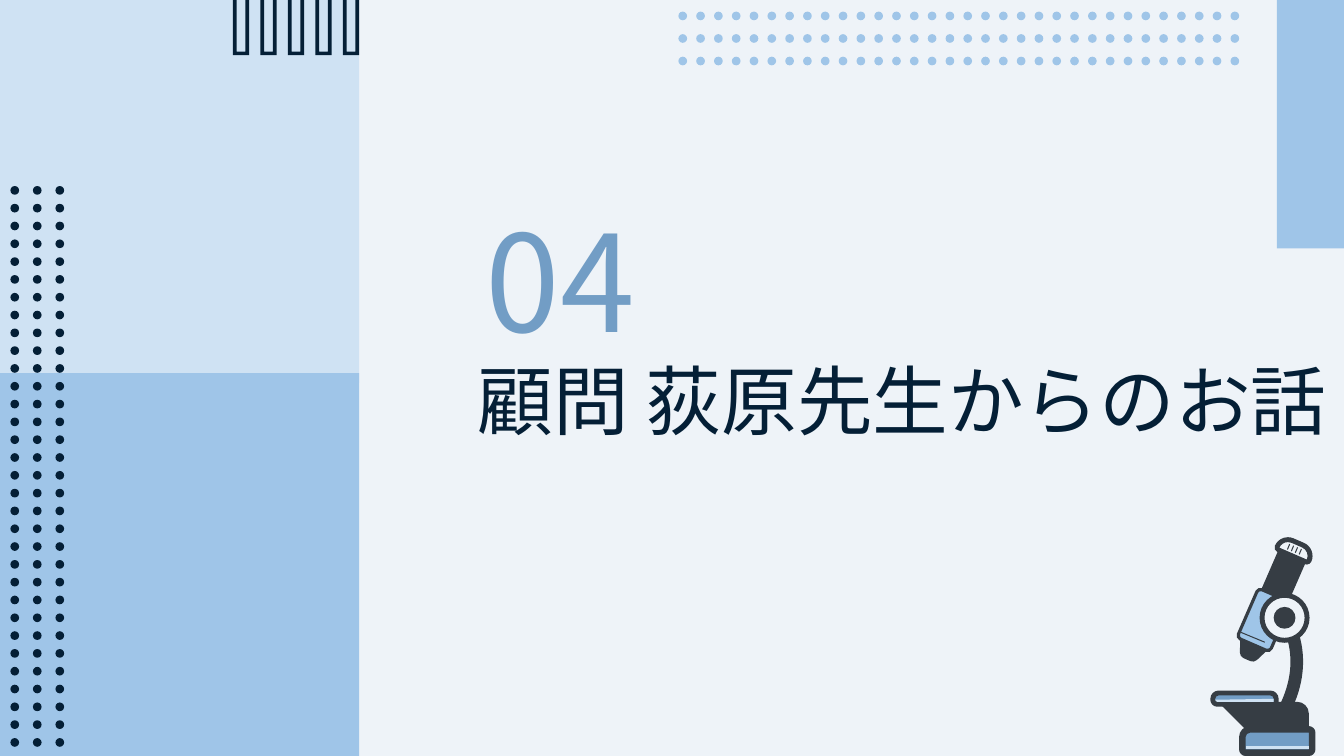
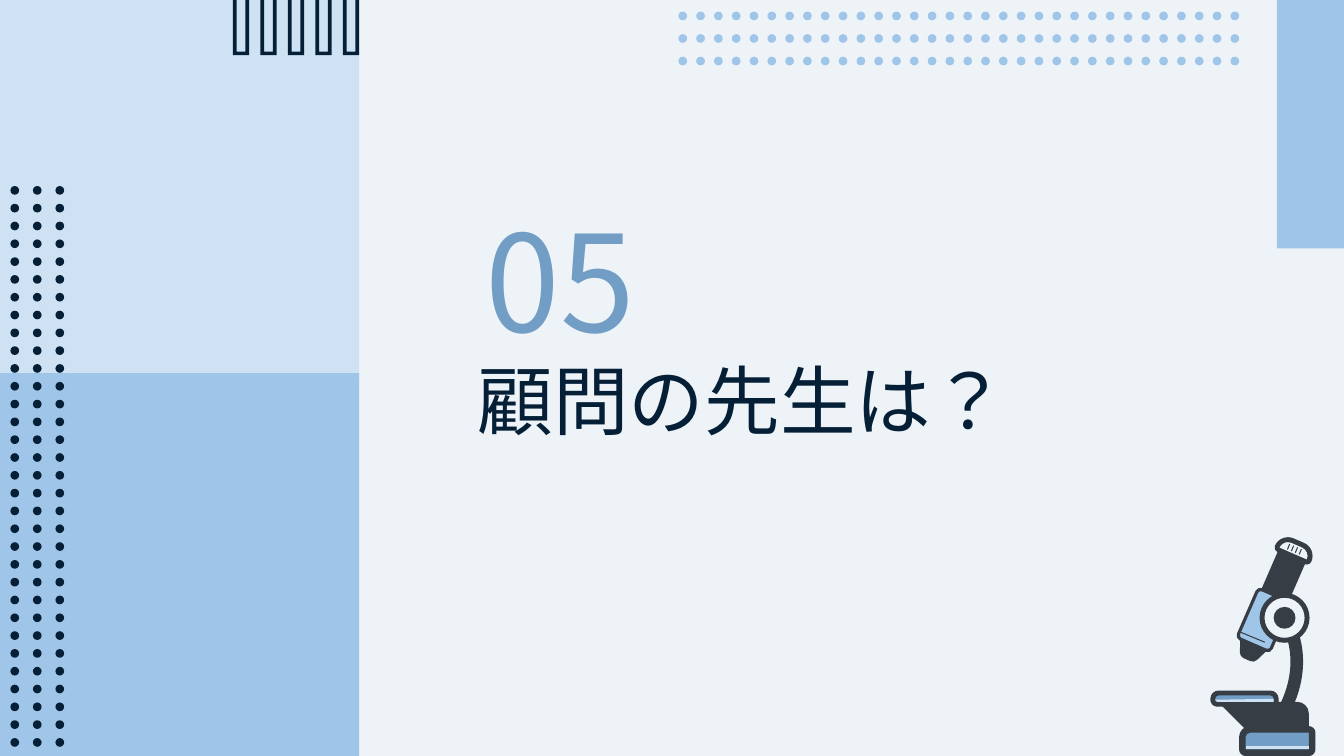
Before and after one commit to CL-ken/CL-ken.github.io, a slide deck: slide 16 of 2025/25_Welcome.pptx (slide 14 before the commit). Drawn at 1344x756 pixels with LibreOffice and Linux fonts; fonts in the diff are those of the drawing. Boxes give left, top, right and bottom in pixels: in the first picture for what was removed or moved away, otherwise in the second. Text is boxed around its words. In the diff, an @@ line names an element or a change of style, - is before the commit and + after.

```diff
--- a/2025/25_Welcome.pptx
+++ b/2025/25_Welcome.pptx
@@ text at [485, 232, 634, 334]: text changed @@
-04
+05
@@ text at [478, 365, 1007, 436]: text changed @@
-顧問 荻原先生からのお話
+顧問の先生は？
```
Also in this commit, not shown: 4 other slides changed, 4 slides added, 2 other files.
